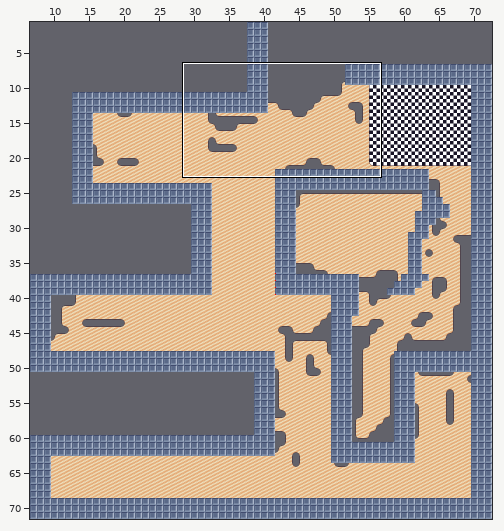
A Tiled map gets an edit: core/assets/LevelOne.tmx. The first picture is a wide view before the edit; the outline marks the close-up.
Close-up. Old version:
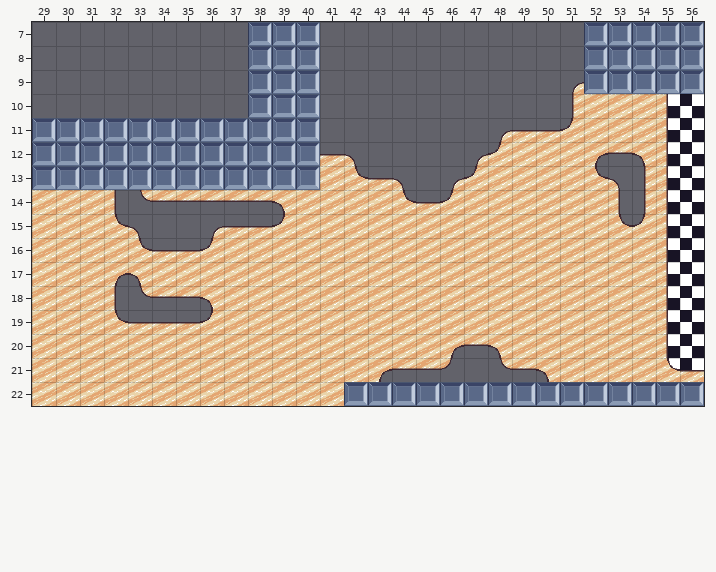
Cells are 32x32 px. Shown: x 29..56, y 7..22. The commit also changed other parts of the map, which this record leaves out. The old version is drawn lined up with the new one.
Now the later version:
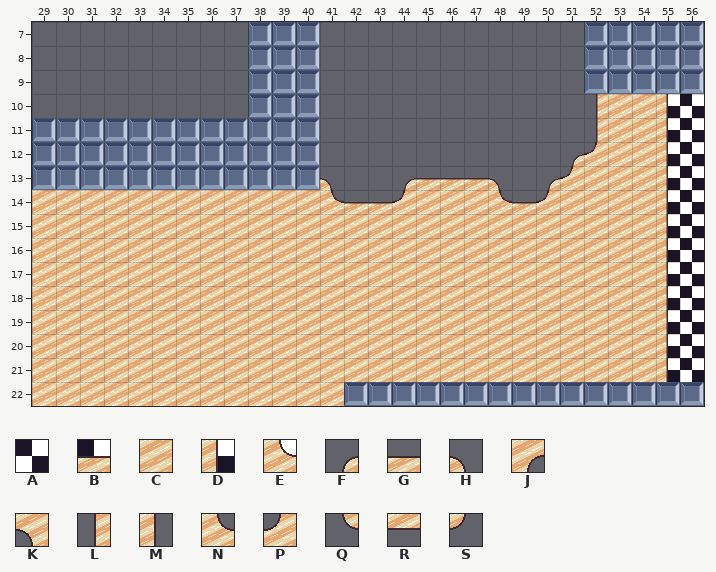
Key: from "tabletop": A 0, B 4, C 10, D 11, E 12, F 21, G 22, H 23, J 24, K 25, L 27, M 29, N 30, P 31, Q 33, R 34, S 35.
_ is an empty cell.
Changes in this commit:
map size 175x175 -> 80x80 cells (old content now starts at -45,-45; both pictures use the new coordinates)
Layer "Base":
y 9: x 51 F -> _
y 10: x 51..52 LC -> _L
y 11: x 48..52 FGGPC -> ____L
y 12: x 41..42 GH -> __; x 47..54 FPCCCJRK -> ____FPCC
y 13: x 41..54 CNGH_FPCCCCNHL -> H__FGGGH_FPCCC
y 14: x 32..39 MQRRRRRK -> CCCCCCCC; x 41..46 CCCNGP -> NGGPCC; x 48..50 CCC -> NGP; x 53..54 ML -> CC
y 15: x 32..39 NH__FGGP -> CCCCCCCC; x 53..54 NP -> CC
y 16: x 33..36 NGGP -> CCCC
y 17: x 32..33 JK -> CC
y 18: x 32..36 MQRRK -> CCCCC
y 19: x 32..36 NGGGP -> CCCCC
y 20: x 46..48 JRK -> CCC
y 21: x 43..50 JRRS_QRK -> CCCCCCCC; x 55..56 EB -> DA
